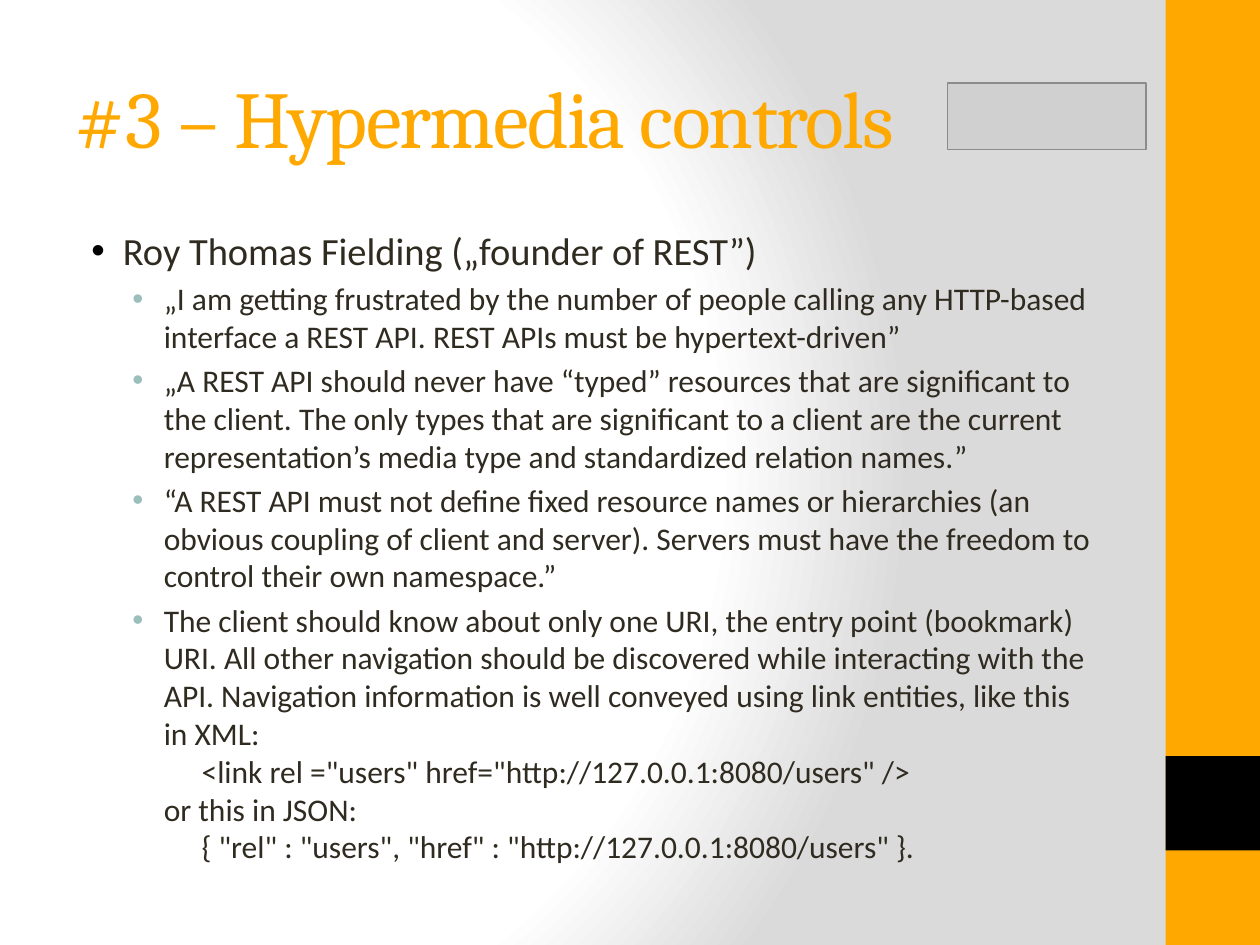
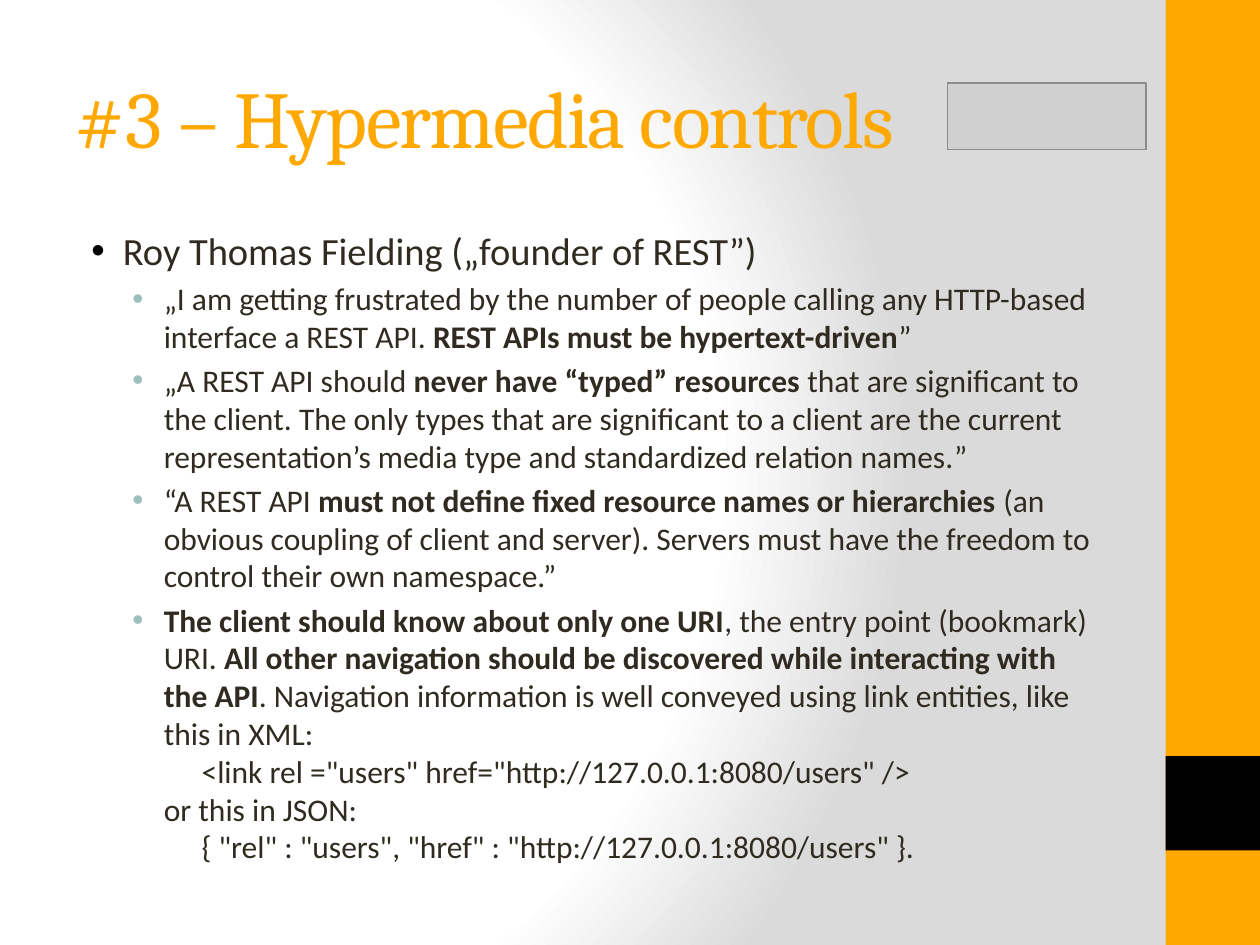
Before and after one commit to istibekesi/my-restful-api, a slide deck: slide 13 of doc/RESTful API Design.pptx (slide 14 before the commit). Drawn at 1260x945 pixels with LibreOffice and Linux fonts; fonts in the diff are those of the drawing; grey boxes stand for pictures. Boxes give left, top, right and bottom in pixels: in the first picture for what was removed or moved away, otherwise in the second. Text is boxed around its words. In the diff, an @@ line names an element or a change of style, - is before the commit and + after.

```diff
--- a/doc/RESTful API Design.pptx
+++ b/doc/RESTful API Design.pptx
@@ text at (164, 288, 1090, 863): bold on in "REST APIs must be hypertext-driven”", "never have “typed” resources", "must not define fixed resource names or ...", "The client should know about only one ..." @@
```
Also in this commit, not shown: 1 slide added, 3 other files.
